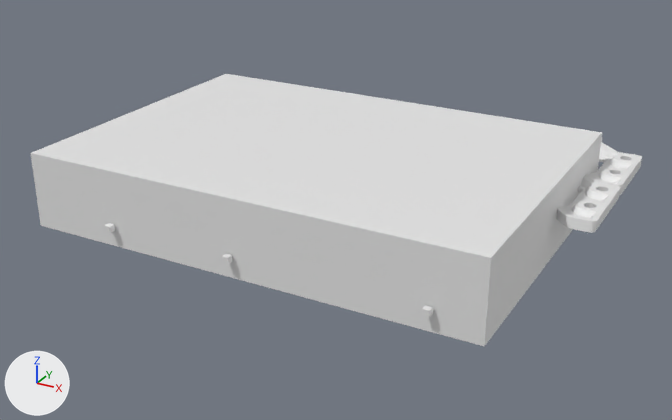
The Blender file hdd-bracket/bracket.blend: old version first, new version second.
One viewpoint serves both versions: a 50 mm camera at (134.9, -238.2, 109.0) aimed at (2.1, 3.2, -11.7). Arrows for +X, +Y and +Z are at lower left; the lights stay in place.

Objects in the first picture: 'HDD MOCK', 'Hdd Left2', 'MOCK H1', 'MOCK H2', 'MOCK H3'.
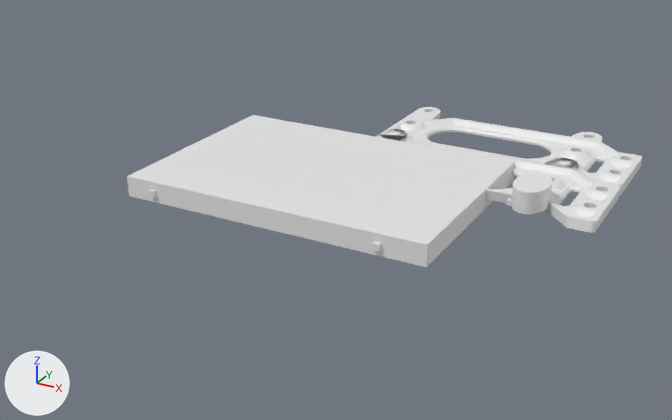
What changed in the scene script:
```text
Change ob_mock_h3:
    ob_mock_h3.location: (58.4, -52.6, -5.5) -> (36.0, -35.1, -0.3)
Change ob_hdd_mock:
    ob_hdd_mock.scale: (73.0, 51.0, 12.0) -> (50.2, 35.0, 3.3)
Change ob_mock_h2:
    ob_mock_h2.location: (-1.1, -52.6, -5.5) -> (-40.3, -35.1, -0.3)
Remove ob_mock_h1:
    ob_mock_h1 = bpy.data.objects.new('MOCK H1', me_cube_013)
    ob_mock_h1.location = (-42.8, -52.6, -5.5)
```

Location of each change, [x1, y1, x2, y2] in pixels of the pictures (672 x 420 px):
'HDD MOCK', rescaled (32% narrower, 44% shorter): before [31, 74, 602, 346]; after [127, 115, 515, 267]
'MOCK H3', moved: before [422, 305, 433, 318]; after [373, 242, 381, 251]
'MOCK H2', moved: before [222, 254, 232, 264]; after [148, 189, 156, 198]
'MOCK H1', deleted: before [105, 223, 115, 233]
'Hdd Left2', unchanged, uncovered by the edit: before [556, 139, 642, 233]; after [377, 107, 642, 233]
'subtract tab R', unchanged, uncovered by the edit: after [511, 173, 552, 214]
